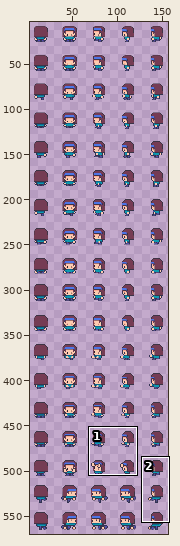
Sprite sheet: Assets/Art/S_Avatar.png. Above, an overview of the earlier version with the close-up marked.
Close-up. Before the commit:
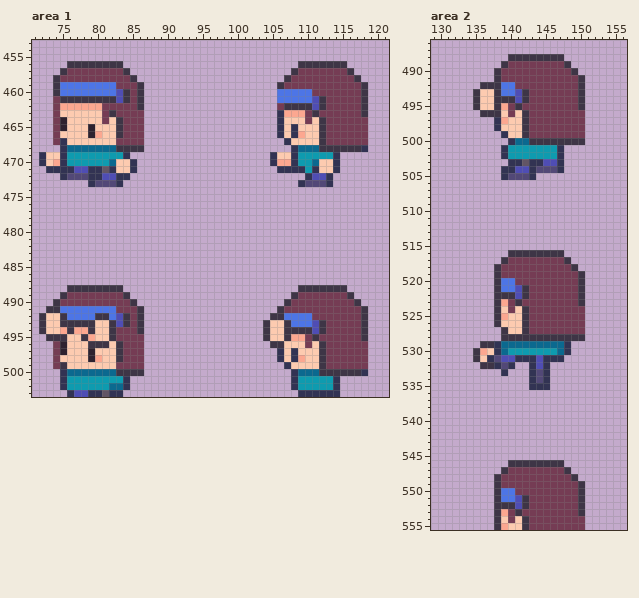
The file is 160x576 pixels. Shown: area 1: x 71..121, y 453..503; area 2: x 129..156, y 486..555. The wide view leaves out empty margins. The commit also changed other parts of the picture, which this record leaves out.
After:
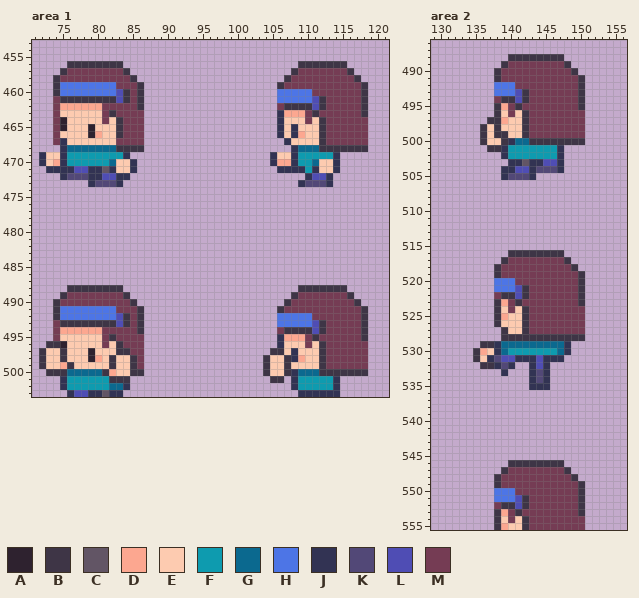
Palette (. is transparent): A #2e222f  B #3e3546  C #625565  D #fca790  E #fdcbb0  F #0e9baf  G #0b698f  H #4d75e6  J #323353  K #524877  L #4f4db4  M #753c54
The exact change:
Area 1:
y 468: x 118 J -> B
y 491: x 73 B -> .
y 492: x 72..75 BEEB -> ..BH; x 80..81 BB -> HH; x 105..106 BB -> .H
y 493: x 72..74 BEE -> ..M; x 80..81 EE -> BB; x 104..107 BEEB -> ..HH
y 494: x 72..74 BEE -> ..M; x 76 B -> D; x 79..82 BEEB -> DDMM; x 104..106 BEE -> ..M
y 495: x 73..75 BBB -> .ME; x 78..79 BD -> EE; x 81 E -> M; x 104..107 BEEB -> ..JD
y 496: x 73..74 .M -> BB; x 79..81 BBB -> EEM; x 105..106 BB -> .J
y 497: x 72..75 ..MA -> BEEB; x 84 M -> B; x 105..106 .J -> BB
y 498: x 72..75 ..ME -> BEEB; x 82..85 EBMM -> BEEB; x 104..107 ..JE -> BEEB
y 499: x 72..76 ..MBE -> BEEDB; x 82..85 EMMM -> BEEB; x 104..107 ...J -> BEEB
y 500: x 73..75 ..J -> BBB; x 81..84 GGBB -> BDEE; x 104..107 .... -> BEEB; x 118 J -> B
y 501: x 82..84 FFJ -> BBB; x 105..106 .. -> BB
Area 2:
y 492: x 136..138 BBB -> ..H
y 493: x 135..138 BEEB -> ...H
y 494: x 135..138 BEEB -> ...M
y 495: x 135..137 BEE -> ...
y 496: x 136..137 BB -> ..
y 497: x 137..138 .J -> BB
y 498: x 136..138 ..J -> BEB
y 499: x 136..139 ...J -> BEBB
y 500: x 136..139 .... -> BEEB
y 501: x 137..138 .. -> BB
y 520..521: x 138 B -> H
y 522: x 138 B -> M
y 550..551: x 138 B -> H
y 552: x 138 B -> M
Changed places in both close-ups, as pixel boxes (x1, y1, x2, y2):
changed: (361, 145, 368, 152)
changed: (39, 306, 137, 383)
changed: (263, 313, 291, 383)
changed: (361, 369, 368, 376)
changed: (473, 82, 508, 152)
changed: (494, 278, 501, 299)
changed: (494, 488, 501, 509)
